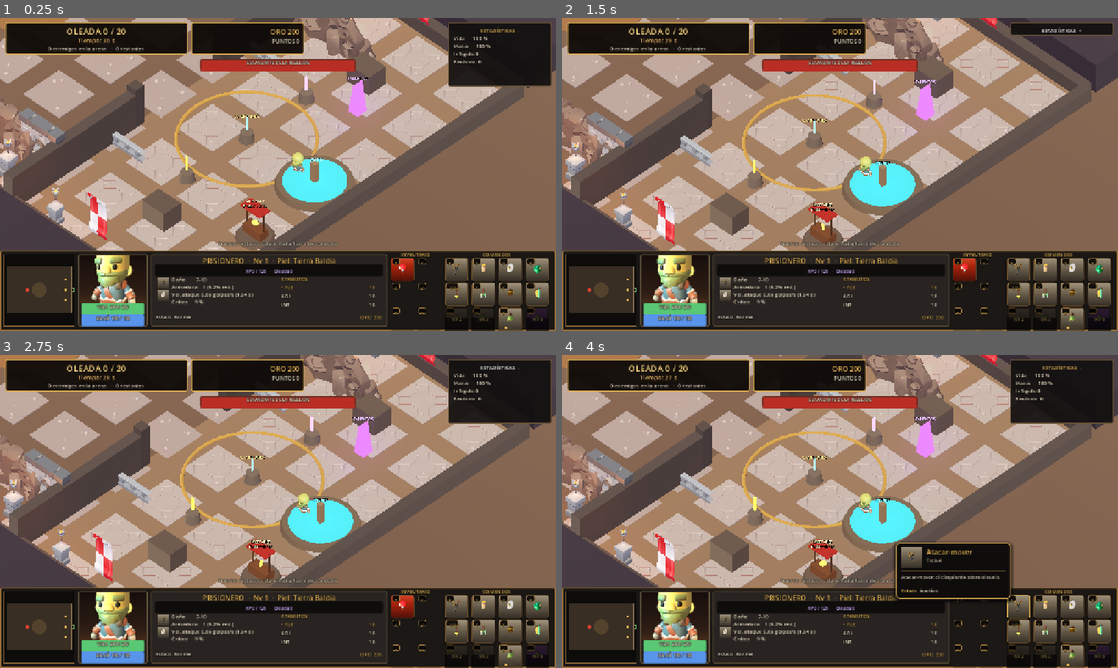
Above: before the commit, frames 1-4 (two rows, left to right).
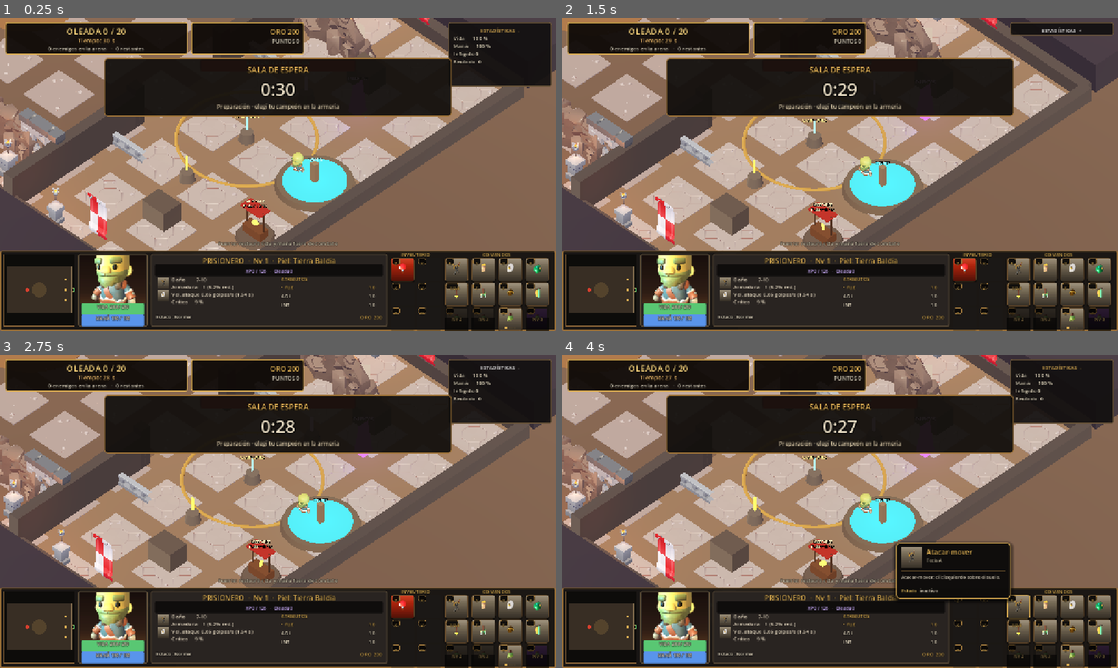
Above: after the commit, the same moments.

Repository: Chary-lab/gladiators-revenge
Game: Godot game, scene res://scenes/main.tscn
The game is run twice, just before and just after one commit, with the same random seed, the same clock (stepped at 60 frames per second) and the same inputs.
Inputs (mouse positions are in pixels of both pictures, inside the frame that each line leads up to):
- Up to frame 1 (0.25 s): no input
- Up to frame 2 (1.5 s): tap Enter at 0.5, 0.6 s; move the mouse to (962, 158) at 0.52 s; hold W 0.53-1.25 s; click (962, 158) at 0.67 s; click "ESTADÍSTICAS -" at 1.25 s
- Up to frame 3 (2.75 s): click "ESTADÍSTICAS +" at 2 s
- Up to frame 4 (4 s): click (962, 605) at 2.75 s; click (1017, 605) at 3.5 s

The runs differ from the first frame. In frame 1, 12% of the frame differs, in the area x 18-82%, y 12-32%; in frame 2, 12%; in frame 3, 12%; in frame 4, 12%.

Commit message:
feat(v2): menú sin URL manual y sala de espera con cuenta atrás
- El menú de red ya no pide servidor a mano: se quitan el campo de texto, su
  etiqueta y el botón UNIRSE A PARTIDA. Quedan la lista de salas (un clic para
  entrar), JUGAR SOLO y CREAR SALA. Con el servidor de salas ya no hace falta
  pegar URLs.
- Sala de espera de 30 s: panel central con "SALA DE ESPERA", la cuenta atrás
  grande y "N/3 gladiadores · elegí tu campeón en la armería". Aparece mientras
  `WaveManager.en_espera()` y desaparece al empezar el combate.
- Si un jugador entra cuando quedan menos de 8 s, la preparación se alarga hasta
  8 s para que llegue a elegir campeón (`asegurar_preparacion`).
- Smoke sube a 111 (menú sin campo de URL, HUD con lobby, oleadas con espera).

Diff:
--- a/scripts/game/Arena.gd
+++ b/scripts/game/Arena.gd
@@ -347,6 +347,7 @@
 	else:
 		_curar_en_zona_segura(delta)
 	_tiempo_entrada = maxf(0.0, _tiempo_entrada - delta)
+	_actualizar_lobby()
 
 
 # --- Red cooperativa ------------------------------------------------------
@@ -471,6 +472,9 @@
 		cuerpo.murio.connect(_al_morir_desregistrar_remoto.bind(cuerpo))
 	if _oleadas != null:
 		_oleadas.agregar_jugador(cuerpo)
+		# Si alguien entra con la cuenta atrás casi terminada, se le dan unos
+		# segundos para elegir campeón en la armería.
+		_oleadas.asegurar_preparacion(8.0)
 	if _supabase != null:
 		_supabase.actualizar_jugadores(jugadores_red.size())
 
@@ -1759,6 +1763,28 @@
 				hizo_algo = true
 				_avisar("Forjado automático: %s" % creado.nombre, 2.5)
 				break
+
+
+## Sala de espera con cuenta atrás: se muestra mientras la partida prepara la
+## primera oleada y desaparece al empezar el combate.
+func _actualizar_lobby() -> void:
+	if _hud == null or _oleadas == null or not is_instance_valid(_hud):
+		return
+	var terminado_ya: bool = game_state != null and game_state.esta_terminado()
+	var visible := _oleadas.en_espera() and not terminado_ya and not _publico_bloquea_lobby()
+	if not visible:
+		_hud.establecer_lobby(false, 0.0, 0, 0, false)
+		return
+	var conectados := 1
+	if es_servidor:
+		conectados = maxi(1, jugadores_red.size())
+	elif es_cliente:
+		conectados = maxi(1, _jugadores_remotos.size())
+	_hud.establecer_lobby(true, _oleadas.tiempo_preparacion(), conectados, 3, not (es_servidor or es_cliente))
+
+
+func _publico_bloquea_lobby() -> bool:
+	return false
 
 
 func _actualizar_pista() -> void:
--- a/scripts/game/WaveManager.gd
+++ b/scripts/game/WaveManager.gd
@@ -267,6 +267,19 @@
 	jefe_invocado.emit(jefe)
 
 
+## ¿La partida sigue en la sala de espera (antes de la primera oleada)?
+func en_espera() -> bool:
+	return _estado == Estado.ESPERA
+
+
+## Garantiza al menos `segundos` de preparación (un jugador que entra tarde
+## necesita tiempo para elegir campeón). No alarga si ya queda más.
+func asegurar_preparacion(segundos: float) -> void:
+	if _estado != Estado.ESPERA:
+		return
+	_temporizador = maxf(_temporizador, segundos)
+
+
 func tiempo_preparacion() -> float:
 	if _estado != Estado.ESPERA:
 		return 0.0
--- a/scripts/ui/ArenaHUD.gd
+++ b/scripts/ui/ArenaHUD.gd
@@ -25,6 +25,9 @@
 var _consola: Panel
 var _mensaje: Label
 var _pista: Label
+var _lobby: PanelContainer
+var _lobby_tiempo: Label
+var _lobby_detalle: Label
 var _aviso: Label
 var _oleada: Label
 var _oro: Label
@@ -158,6 +161,7 @@
 	_crear_overlay()
 	_crear_mensajes()
 	_crear_revive()
+	_crear_lobby()
 	_capa_tooltip = CanvasLayer.new()
 	_capa_tooltip.layer = 60
 	add_child(_capa_tooltip)
@@ -421,6 +425,69 @@
 
 	_pista = _texto(_raiz, "", Vector2(180, 510), Vector2(920, 20), 12, Color(0.8, 0.76, 0.66))
 	_pista.horizontal_alignment = HORIZONTAL_ALIGNMENT_CENTER
+
+
+## Panel central de la sala de espera (cuenta atrás antes de la primera oleada).
+func _crear_lobby() -> void:
+	_lobby = PanelContainer.new()
+	var estilo := StyleBoxFlat.new()
+	estilo.bg_color = Color(0.07, 0.06, 0.05, 0.94)
+	estilo.border_color = BRONCE
+	estilo.set_border_width_all(2)
+	estilo.set_corner_radius_all(8)
+	estilo.content_margin_left = 26
+	estilo.content_margin_right = 26
+	estilo.content_margin_top = 14
+	estilo.content_margin_bottom = 14
+	_lobby.add_theme_stylebox_override("panel", estilo)
+	_lobby.mouse_filter = Control.MOUSE_FILTER_IGNORE
+	_lobby.visible = false
+	_raiz.add_child(_lobby)
+
+	var columna := VBoxContainer.new()
+	columna.add_theme_constant_override("separation", 4)
+	_lobby.add_child(columna)
+
+	var titulo := Label.new()
+	titulo.text = "SALA DE ESPERA"
+	titulo.horizontal_alignment = HORIZONTAL_ALIGNMENT_CENTER
+	titulo.add_theme_font_size_override("font_size", 18)
+	titulo.add_theme_color_override("font_color", Color(0.92, 0.72, 0.35))
+	titulo.add_theme_constant_override("outline_size", 6)
+	columna.add_child(titulo)
+
+	_lobby_tiempo = Label.new()
+	_lobby_tiempo.horizontal_alignment = HORIZONTAL_ALIGNMENT_CENTER
+	_lobby_tiempo.add_theme_font_size_override("font_size", 40)
+	_lobby_tiempo.add_theme_color_override("font_color", TEXTO)
+	_lobby_tiempo.add_theme_constant_override("outline_size", 10)
+	columna.add_child(_lobby_tiempo)
+
+	_lobby_detalle = Label.new()
+	_lobby_detalle.horizontal_alignment = HORIZONTAL_ALIGNMENT_CENTER
+	_lobby_detalle.add_theme_font_size_override("font_size", 13)
+	_lobby_detalle.add_theme_color_override("font_color", Color(0.78, 0.72, 0.6))
+	columna.add_child(_lobby_detalle)
+
+	# Franja centrada bajo la barra superior (el HUD trabaja en 1280x720).
+	_lobby.custom_minimum_size = Vector2(800, 118)
+	_lobby.position = Vector2(240, 92)
+
+
+func establecer_lobby(visible: bool, segundos: float, jugadores: int, maximo: int, es_local: bool) -> void:
+	if _lobby == null:
+		return
+	_lobby.visible = visible
+	if not visible:
+		return
+	var total := int(ceil(maxf(0.0, segundos)))
+	_lobby_tiempo.text = "%d:%02d" % [total / 60, total % 60]
+	if es_local:
+		_lobby_detalle.text = "Preparación · elegí tu campeón en la armería"
+	elif jugadores <= 1:
+		_lobby_detalle.text = "Esperando gladiadores… 1/%d · elegí tu campeón" % maximo
+	else:
+		_lobby_detalle.text = "%d/%d gladiadores · elegí tu campeón en la armería" % [jugadores, maximo]
 
 
 func _crear_revive() -> void:
--- a/scripts/ui/MenuRed.gd
+++ b/scripts/ui/MenuRed.gd
@@ -6,7 +6,6 @@
 signal unirse(url: String)
 signal crear_sala
 
-var _url: LineEdit
 var _estado_servidores: Label
 var _lista_servidores: VBoxContainer
 var _boton_crear: Button
@@ -15,7 +14,7 @@
 var _supabase: Supabase
 
 
-func configurar(url_inicial: String) -> void:
+func configurar(_url_inicial: String = "") -> void:
 	layer = 20
 	var fondo := ColorRect.new()
 	fondo.color = Color(0.04, 0.035, 0.03, 0.94)
@@ -114,28 +113,6 @@
 		_estado_creacion.add_theme_color_override("font_color", Color(0.7, 0.66, 0.58))
 		columna.add_child(_estado_creacion)
 
-	columna.add_child(HSeparator.new())
-
-	var etiqueta := Label.new()
-	etiqueta.text = "Servidor cooperativo (wss://… o ws://IP:9080)"
-	etiqueta.add_theme_font_size_override("font_size", 13)
-	etiqueta.add_theme_color_override("font_color", Color(0.85, 0.78, 0.62))
-	columna.add_child(etiqueta)
-
-	_url = LineEdit.new()
-	_url.custom_minimum_size = Vector2(340, 40)
-	_url.placeholder_text = "wss://tu-servidor.ejemplo.com"
-	_url.text = url_inicial
-	_url.add_theme_font_size_override("font_size", 15)
-	columna.add_child(_url)
-
-	var unirse_boton := Button.new()
-	unirse_boton.text = "UNIRSE A PARTIDA"
-	unirse_boton.custom_minimum_size = Vector2(340, 46)
-	unirse_boton.add_theme_font_size_override("font_size", 18)
-	unirse_boton.pressed.connect(_al_pulsar_unirse)
-	columna.add_child(unirse_boton)
-
 	var ayuda := Label.new()
 	ayuda.text = "La clase se elige una sola vez por partida en la armería."
 	ayuda.horizontal_alignment = HORIZONTAL_ALIGNMENT_CENTER
@@ -168,7 +145,7 @@
 		var causa := ""
 		if _supabase != null and not _supabase.ultimo_error.is_empty():
 			causa = " (%s)" % _supabase.ultimo_error
-		_estado_servidores.text = "No se pudo consultar Supabase%s · escribe la URL" % causa
+		_estado_servidores.text = "No se pudo consultar el lobby%s · reintentá" % causa
 		# Un reintento automático: el primer intento de la Web puede llegar antes
 		# de que el motor tenga listo el backend de red.
 		if not _reintentado:
@@ -205,14 +182,14 @@
 			break
 
 	if mostrados == 0:
-		_estado_servidores.text = "No hay servidores activos · escribe una URL"
+		_estado_servidores.text = "No hay salas activas · creá una"
 	else:
 		_estado_servidores.text = "%d servidor(es) activo(s)" % mostrados
 
 
 func _unirse_a(url: String) -> void:
-	_url.text = url
-	_al_pulsar_unirse()
+	queue_free()
+	unirse.emit(url)
 
 
 func _al_pulsar_solo() -> void:
@@ -220,12 +197,7 @@
 	jugar_solo.emit()
 
 
-func _al_pulsar_unirse() -> void:
-	var destino := _url.text.strip_edges()
-	if destino.is_empty():
-		return
-	queue_free()
-	unirse.emit(destino)
+
 
 
 func _al_pulsar_crear() -> void:
@@ -243,8 +215,7 @@
 	estado_creacion("Sala pública lista: %s" % url_publica)
 	if _boton_crear != null:
 		_boton_crear.disabled = false
-	if _url != null and _url.text.strip_edges().is_empty():
-		_url.text = url_publica
+
 
 
 func sala_fallida(motivo: String) -> void:
--- a/tests/smoke_test.gd
+++ b/tests/smoke_test.gd
@@ -468,7 +468,17 @@
 		menu.has_signal("crear_sala") and menu.has_method("estado_creacion") and menu.has_method("sala_fallida"),
 		"el menú de red ofrece crear una sala pública"
 	)
+	_comprobar(menu.get("_url") == null, "el menú ya no pide una URL a mano")
 	menu.free()
+	_comprobar(
+		escena.get("_hud").has_method("establecer_lobby"),
+		"el HUD tiene la sala de espera con cuenta atrás"
+	)
+	var gestor_oleadas = escena.get("_oleadas")
+	_comprobar(
+		gestor_oleadas != null and gestor_oleadas.has_method("en_espera") and gestor_oleadas.has_method("asegurar_preparacion"),
+		"las oleadas exponen el estado de espera y su extensión"
+	)
 	var creador := CrearSala.new()
 	_comprobar(
 		creador._nombre_binario().begins_with("cloudflared"),
Not shown, changed: AGENTS.md
